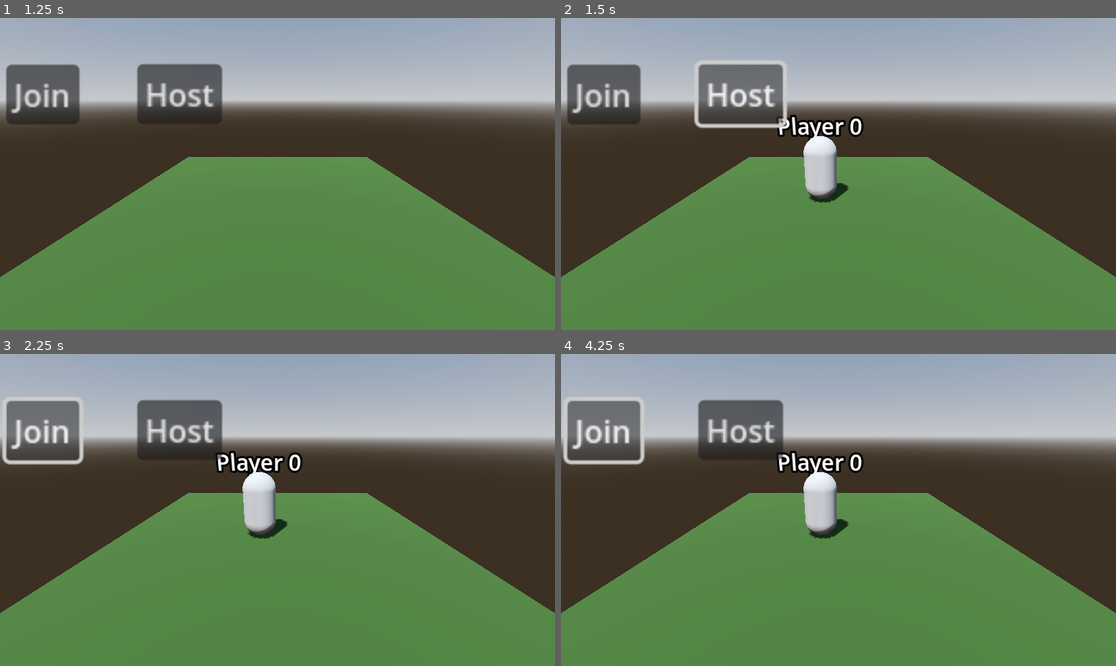
Above: before the commit, frames 1-4 (two rows, left to right).
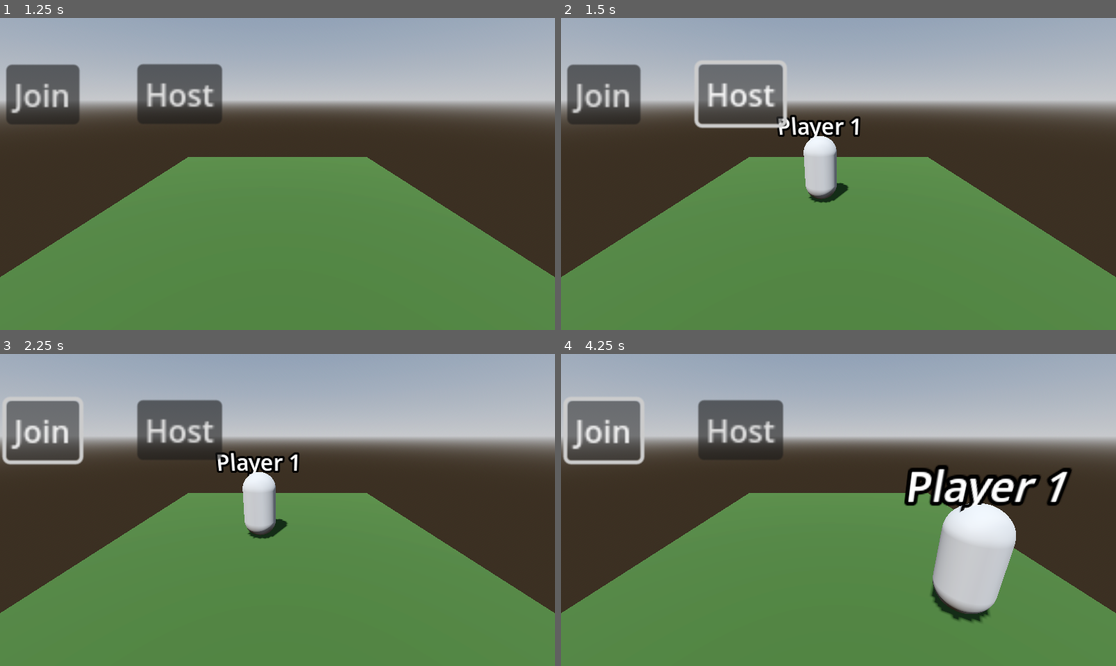
Above: after the commit, the same moments.

Repository: fst2000/GodotMultiplayerTest
Game: Godot game, scene res://main_scene.tscn
Two runs of this game, one before a commit and one after it. Both use one fixed random seed, a clock stepped at 60 frames per second and the inputs below.
Inputs:
- Up to frame 1 (1.25 s): tap Enter at 0.5 s; hold D (right) from 0.53 s (still down); tap Space (jump) at 0.77 s
- Up to frame 2 (1.5 s): release D (right) at 1.25 s; click "Host" at 1.25 s
- Up to frame 3 (2.25 s): click "Join" at 2 s
- Up to frame 4 (4.25 s): hold S (down) 2.78-3.53 s; hold D (right) from 3.53 s (still down)

Frame 1 is identical in both runs. In frame 2, 0.1% of the frame differs, in the area x 51-55%, y 31-39%; in frame 3, 0.1%; in frame 4, 8.8%, in the area x 38-93%, y 30-86%.

Commit message:
working host and spawn

Diff:
--- a/main_scene.gd
+++ b/main_scene.gd
@@ -15,16 +15,18 @@
 	host_button.connect("pressed", func():
 		multiplayer_peer.create_server(port)
 		multiplayer.multiplayer_peer = multiplayer_peer
-		add_character(multiplayer_peer.get_unique_id()))
+		add_character(1))
 
 	join_button.connect("pressed", func():
 		multiplayer_peer.create_client(adress, port)
 		multiplayer.multiplayer_peer = multiplayer_peer)
 
 	multiplayer.peer_connected.connect(func(peer_id):
-		add_character(peer_id)
-		remote_add_character.rpc(peer_id)
-		remote_add_connected_characters.rpc_id(peer_id, characters.keys()))
+		if multiplayer.get_unique_id() == 1:
+			remote_add_character.rpc(peer_id)
+			remote_add_connected_characters.rpc_id(peer_id, characters.keys())
+			add_character(peer_id)
+		)
 
 	multiplayer.peer_disconnected.connect(func(peer_id):
 		remote_delete_character.rpc(peer_id)
@@ -37,7 +39,6 @@
 	character.name = "Player " + str(peer_id)
 	add_child(character)
 	character.global_position.x = randf()
-	print("create_character_with_peer_id " + str(peer_id) + " on_client " + str(multiplayer.get_unique_id()))
 
 func delete_character(peer_id):
 	var character = characters.get(peer_id)
@@ -46,6 +47,7 @@
 
 @rpc
 func remote_add_character(peer_id):
+	print("remote added ", peer_id, " to peer ", multiplayer.get_unique_id())
 	add_character(peer_id)
 
 @rpc
@@ -54,6 +56,5 @@
 
 @rpc
 func remote_add_connected_characters(peer_ids):
-	#Тут надо фильтровать чарактеров
 	for peer_id in peer_ids:
 		add_character(peer_id)
